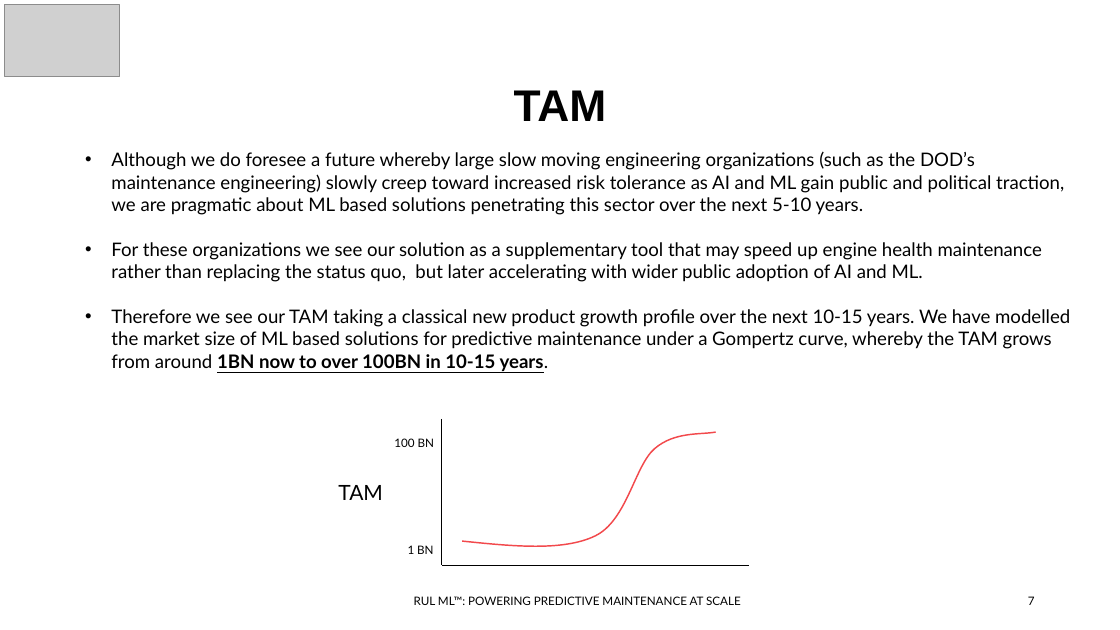
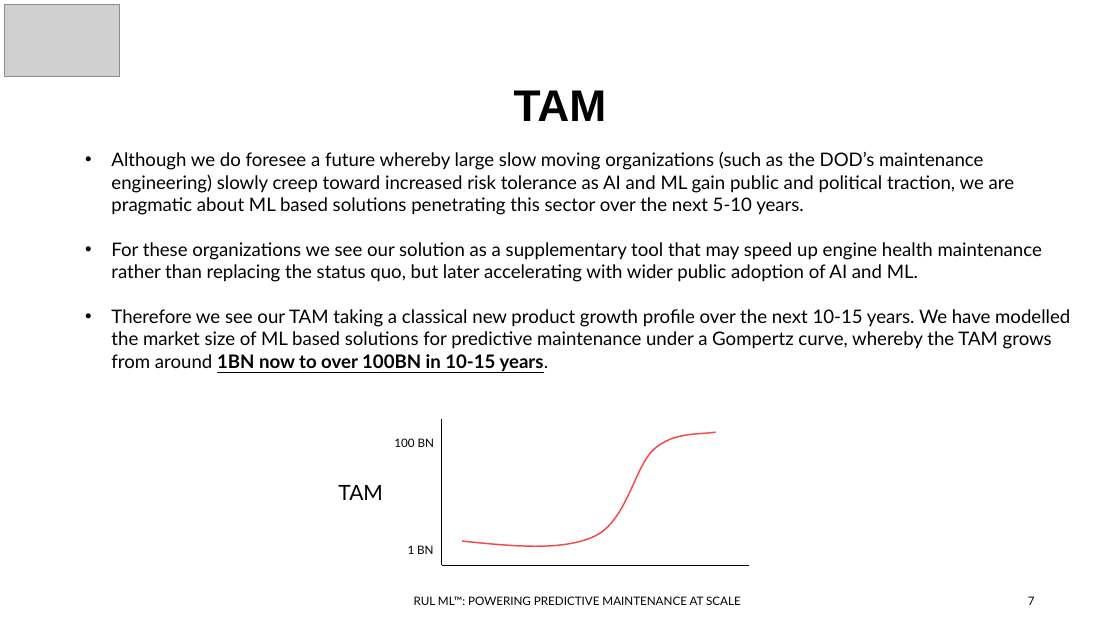
Before and after one commit to ddealwis09/Remaining_Useful_Life, a slide deck: slide 7 of docs/FourthBrain Capstone Demo Day Deck.pptx. Drawn at 1120x630 pixels with LibreOffice and Linux fonts; fonts in the diff are those of the drawing; grey boxes stand for pictures. Boxes give left, top, right and bottom in pixels: in the first picture for what was removed or moved away, otherwise in the second. Text is boxed around its words. In the diff, an @@ line names an element or a change of style, - is before the commit and + after.

```diff
--- a/docs/FourthBrain Capstone Demo Day Deck.pptx
+++ b/docs/FourthBrain Capstone Demo Day Deck.pptx
@@ text at (x1=111, y1=151, x2=1014, y2=215): text changed @@
-• Although we do foresee a future whereby large slow moving engineering organizations (such as the DOD’s maintenance engineering) slowly creep toward increased risk tolerance as AI and ML gain public and political traction, we are pragmatic about ML based solutions penetrating this sector over the next 5-10 years.
+• Although we do foresee a future whereby large slow moving organizations (such as the DOD’s maintenance engineering) slowly creep toward increased risk tolerance as AI and ML gain public and political traction, we are pragmatic about ML based solutions penetrating this sector over the next 5-10 years.
```
Also in this commit, not shown: 5 other slides changed, 1 other file.
